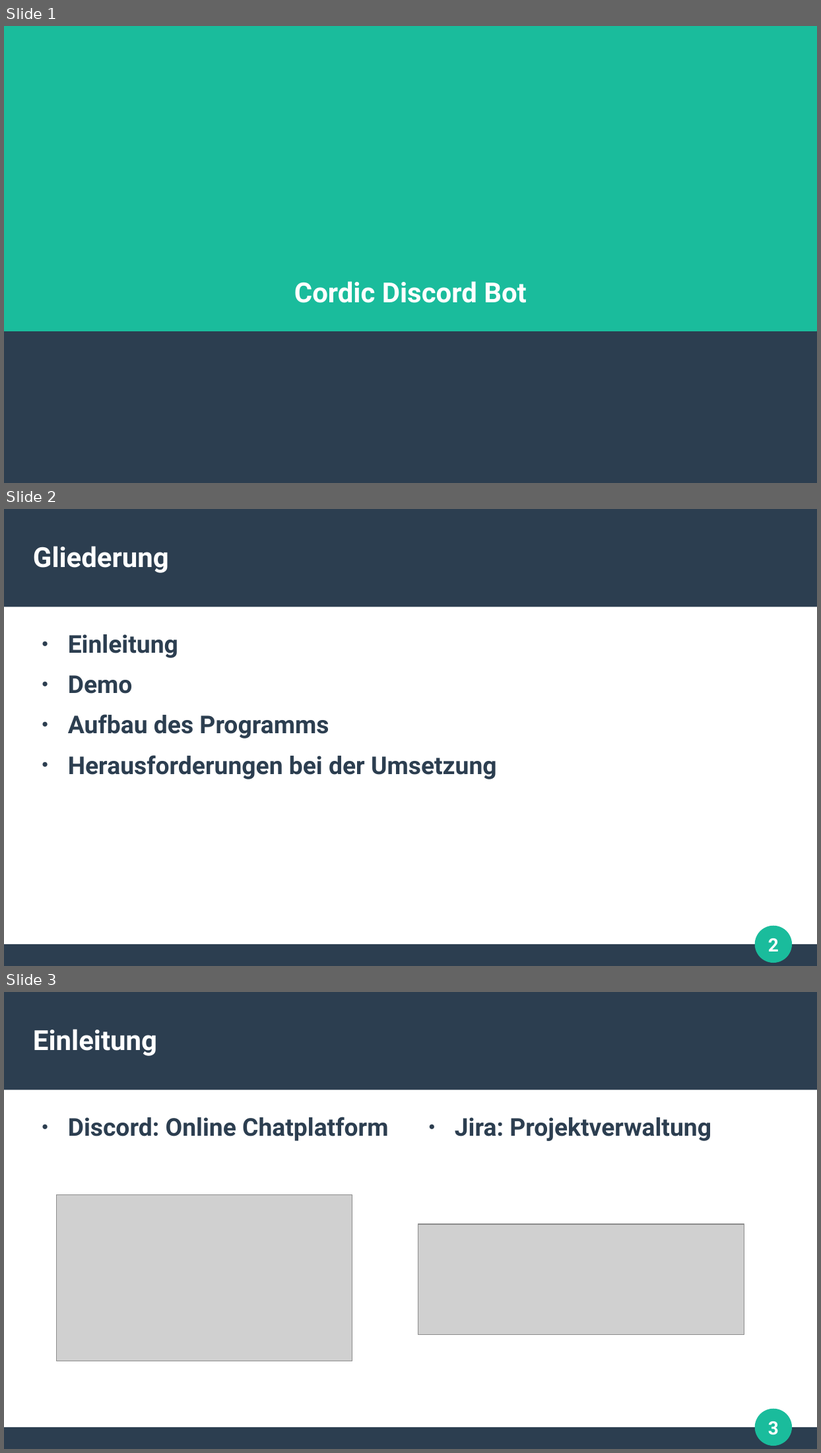
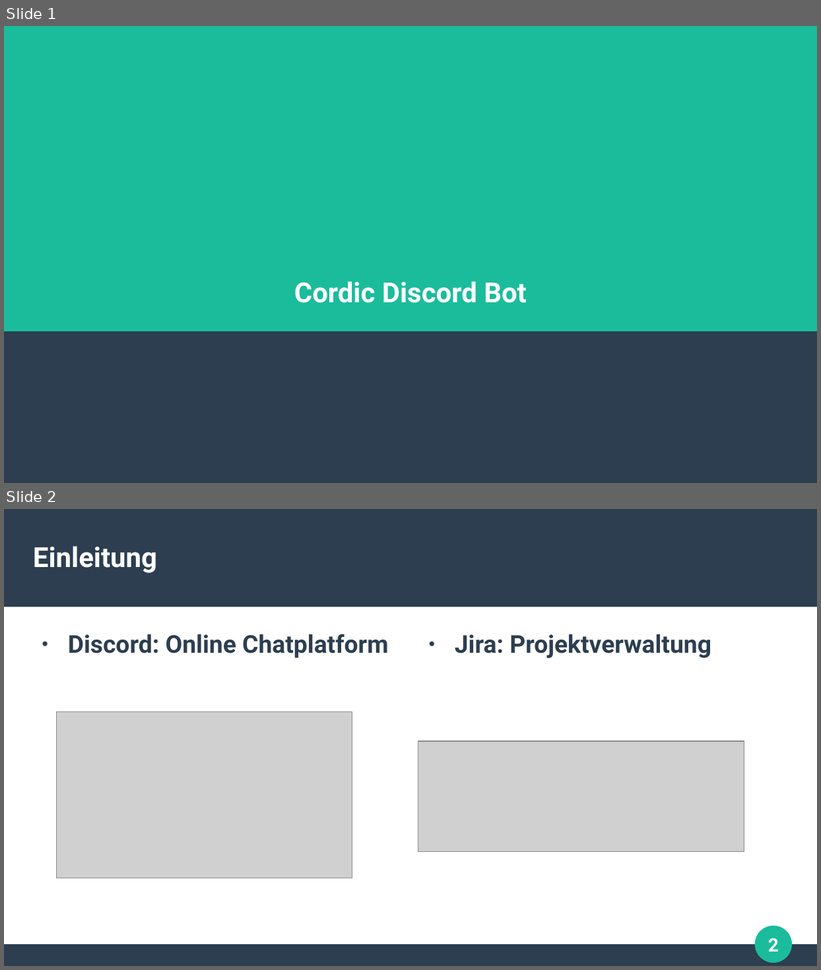
Before and after one commit to ARez2/Cordic, a slide deck: docs/Präsi_SRZ_Preis.odp. Shown one above the other, each under a label of ours: slides 1, 2 and 3 before the commit, slides 1 and 2 after it. The pictures are 821x1453 and 821x970 pixels, drawn with LibreOffice and Linux fonts; fonts in the diff are those of the drawing; grey boxes stand for pictures. Boxes give left, top, right and bottom in pixels: in the first picture for what was removed or moved away, otherwise in the second. Text is boxed around its words. In the diff, an @@ line names an element or a change of style, - is before the commit and + after.

```diff
--- a/docs/Präsi_SRZ_Preis.odp
+++ b/docs/Präsi_SRZ_Preis.odp
@@ slide 2 removed at (4, 509, 817, 966), background #FFFFFF; not listed: 4 template elements that a slide beside it also shows @@
@@ title removed at (33, 546, 169, 573) @@
-Gliederung
@@ text removed at (68, 634, 497, 780) @@
-● Einleitung
-● Demo
-● Aufbau des Programms
-● Herausforderungen bei der Umsetzung
@@ what was slide 3 is now slide 2 @@
@@ page number at (768, 939, 779, 952): text changed @@
-3
+2
```
Also in this commit, not shown: 7 other slides removed.
